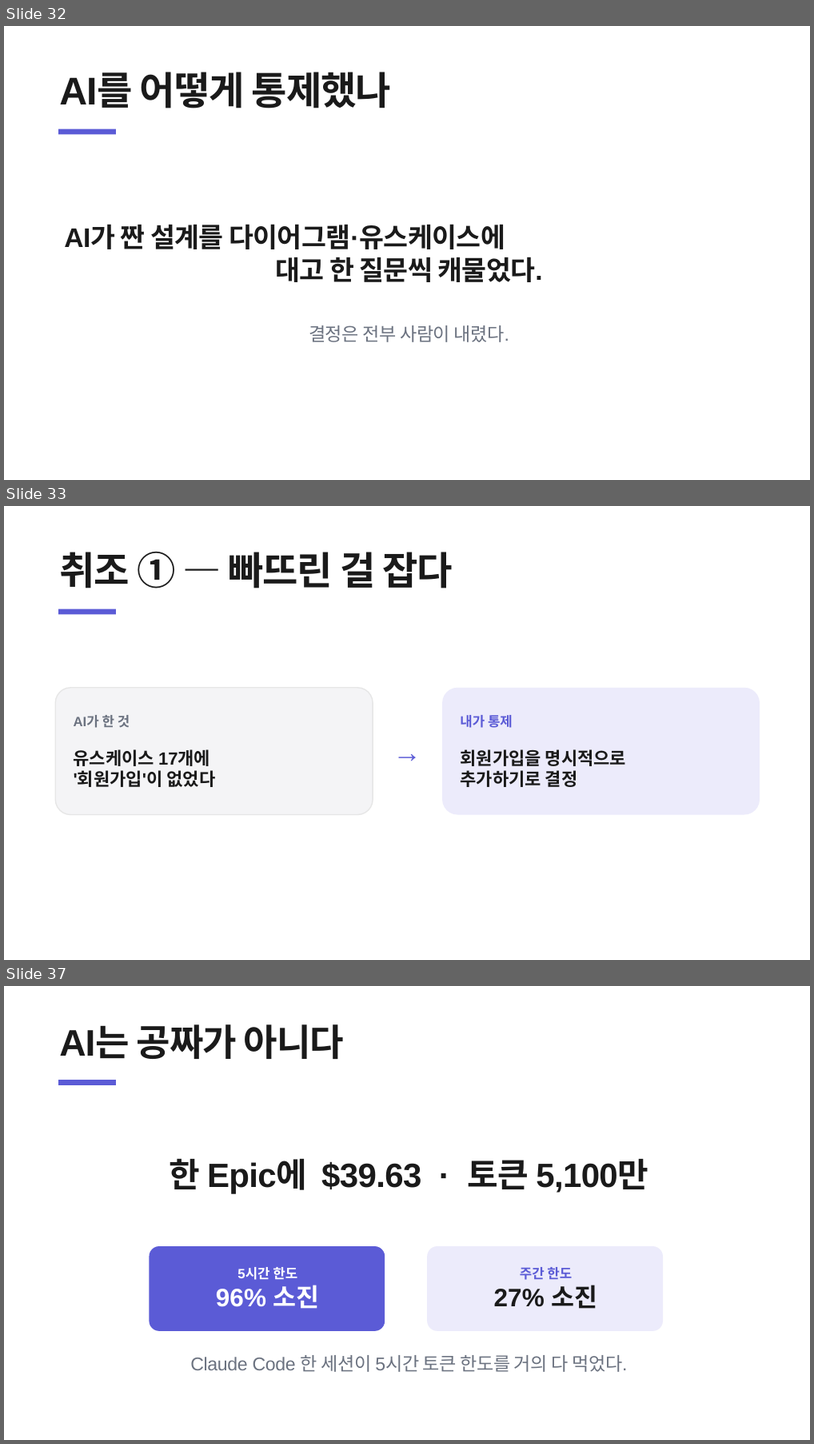
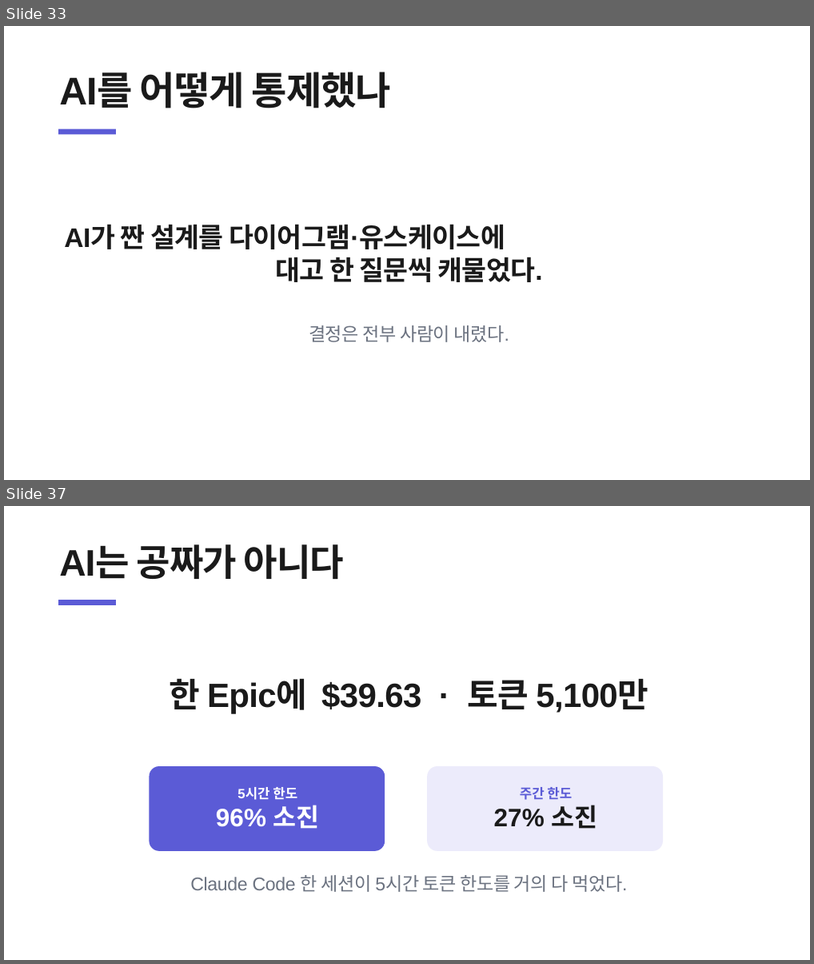
Before and after one commit to heyoonyoon/distributed-programming, a slide deck: docs/presentation/보험발표-figma.pptx. Shown one above the other, each under a label of ours: slides 32, 33 and 37 before the commit, slides 33 and 37 after it; the slides between them are not shown. The pictures are 814x1444 and 814x964 pixels, drawn with LibreOffice and Linux fonts; fonts in the diff are those of the drawing. Boxes give left, top, right and bottom in pixels: in the first picture for what was removed or moved away, otherwise in the second. Text is boxed around its words. In the diff, an @@ line names an element or a change of style, - is before the commit and + after.

```diff
--- a/docs/presentation/보험발표-figma.pptx
+++ b/docs/presentation/보험발표-figma.pptx
@@ slide 33 removed at [4,506,810,960], background #FFFFFF @@
@@ text removed at [59,552,453,588] @@
-취조 ① — 빠뜨린 걸 잡다
@@ rectangle removed at [58,609,116,614] @@
@@ rounded rectangle removed at [55,688,373,815] @@
-AI가 한 것
-유스케이스 17개에
-'회원가입'이 없었다
@@ rounded rectangle removed at [442,688,760,815] @@
-내가 통제
-회원가입을 명시적으로
-추가하기로 결정
@@ text removed at [383,730,432,772] @@
-→
@@ what was slide 32 is now slide 33 @@
```
Also in this commit, not shown: 4 slides changed, 2 slides added, 6 other slides removed, 1 other file.
